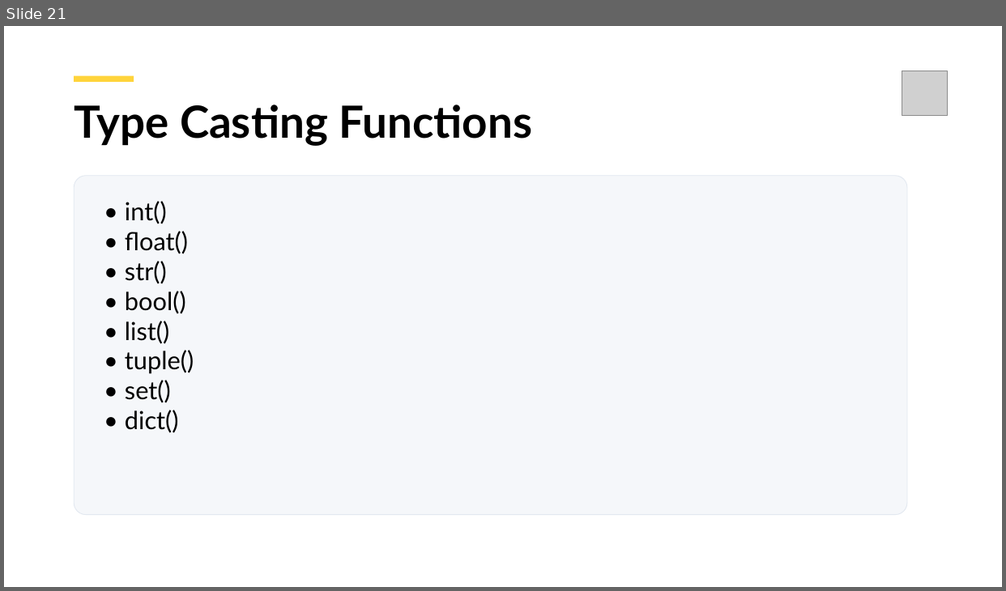
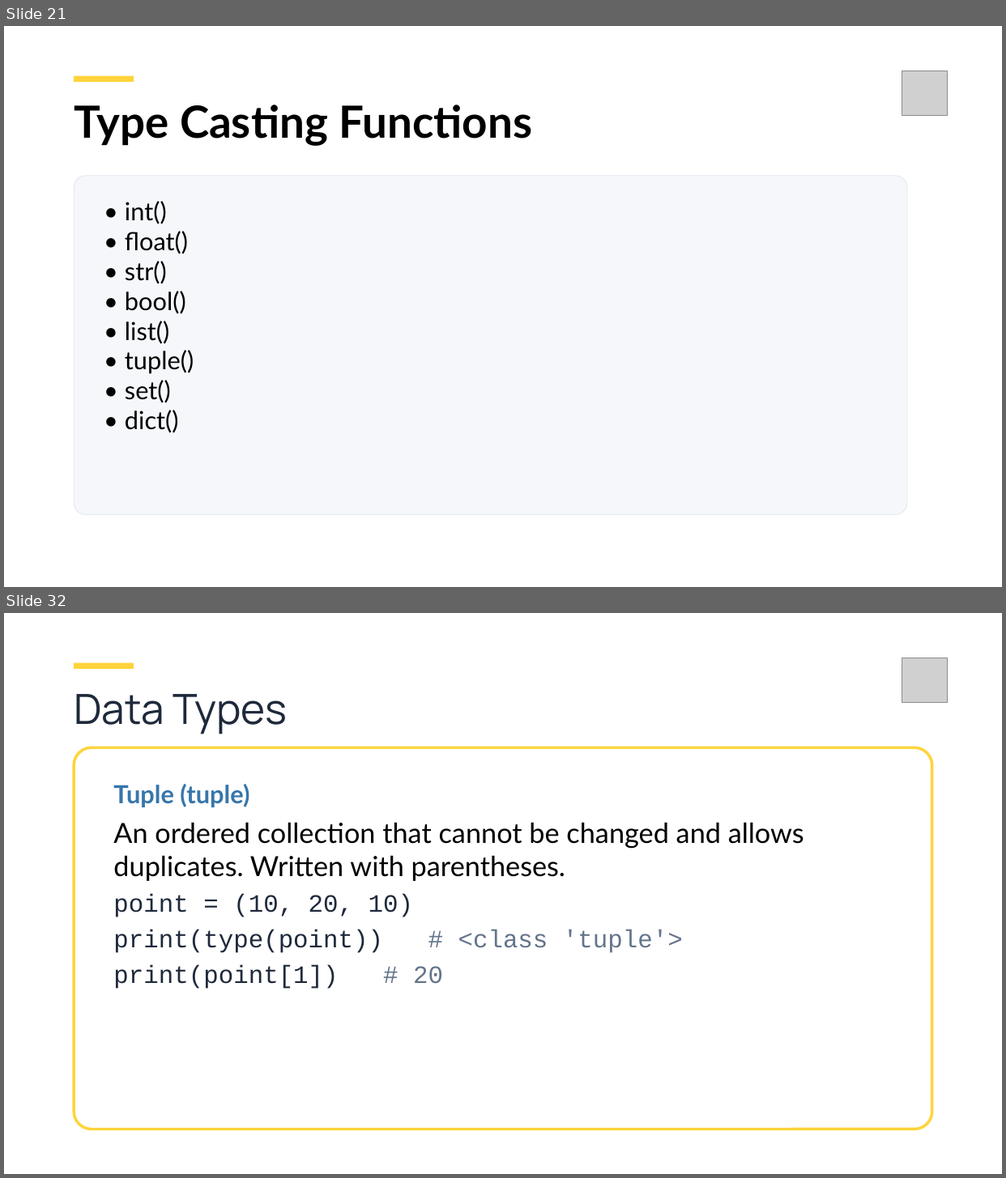
Before and after one commit to aamir-naseem88/Learn-Python, a slide deck: Python_Course.pptx. Shown one above the other, each under a label of ours: slide 21 before the commit, slides 21 and 32 after it; the slides between them are not shown. The pictures are 1006x591 and 1006x1178 pixels, drawn with LibreOffice and Linux fonts; fonts in the diff are those of the drawing; grey boxes stand for pictures; background and template pictures are left out. Boxes give left, top, right and bottom in pixels: in the first picture for what was removed or moved away, otherwise in the second. Text is boxed around its words. In the diff, an @@ line names an element or a change of style, - is before the commit and + after.

```diff
--- a/Python_Course.pptx
+++ b/Python_Course.pptx
@@ slide 32 added at box(4, 613, 1002, 1174), background #FFFFFF; not listed: 1 template element that a slide beside it also shows @@
@@ picture added at box(902, 658, 947, 703) @@
@@ rectangle added at box(74, 663, 134, 669), fill #FFD43B @@
@@ text added at box(74, 694, 287, 735), 30 pt, text #1E293B @@
+Data Types
@@ rounded rectangle added at box(74, 747, 932, 1130), fill #FFFFFF, outline #FFD43B 2 pt @@
@@ text added at box(113, 784, 249, 807), 18 pt, text #3776AB, bold @@
+Tuple (tuple)
@@ text added at box(113, 822, 804, 989), 20 pt, text #000000 @@
+An ordered collection that cannot be changed and allows duplicates. Written with parentheses.
+point = (10, 20, 10)
+print(type(point)) # <class 'tuple'>
+print(point[1]) # 20
```
Also in this commit, not shown: 161 other slides added, 2 other files.
